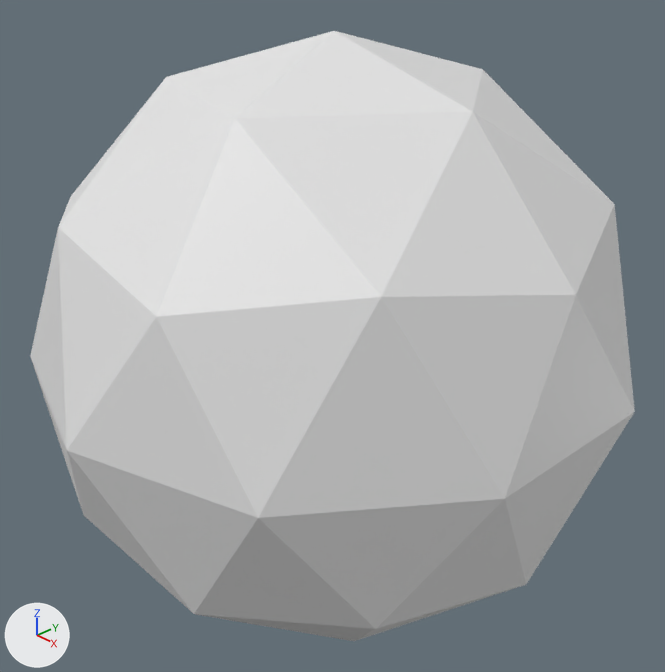
An edit to the Blender file Resources/Blender/mid.blend, drawn before and after from the same camera.
Before and after are seen from a 50 mm camera at (0.246, -0.233, 0.168) aimed at (-0.001, 0.0, 0.001). The axes (+X, +Y, +Z) are drawn at lower left. The lights are the same throughout. The same objects are shown in both versions, whatever each file hides.

Script lines for the objects in view, before the commit:
```python
me_ico球 = bpy.data.meshes.new('ICO球')
me_ico球.from_pydata(...)  # an icosphere of 80 faces spanning x -0.115..0.115, y -0.121..0.121, z -0.121..0.121
ob_ico球 = bpy.data.objects.new('ICO球', me_ico球)
ob_ico球.location = (0.0, 0.0, 0.0)
```
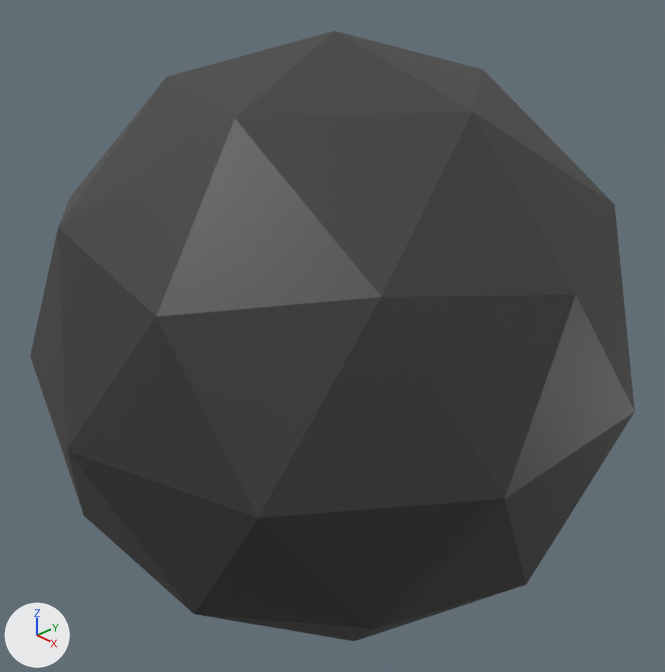
Changed parts and their boxes (x1, y1, x2, y2) in the pictures (665 x 672 px):
'ICO球', recoloured (white to grey)
    both: (30, 31, 635, 641)

Edits to the bpy script that builds the scene:
```text
Add img_eye_png:
    img_eye_png = load_image('eye.png', '../midEnemyEye/eye.png', 1024, 1024, 'sRGB')
Add mat_マテリアル_002:
    mat_マテリアル_002 = principled_material('マテリアル.002')
    mat_マテリアル_002.texture = img_eye_png
Change me_ico球:
    where me_ico球.from_pydata(...)  # 42 vertices, 80 faces; spans x -0.115..0.115, y -0.121..0.121, z -0.121..0.121
    add me_ico球.materials.append(mat_マテリアル_002)  # picture img_eye_png
```
